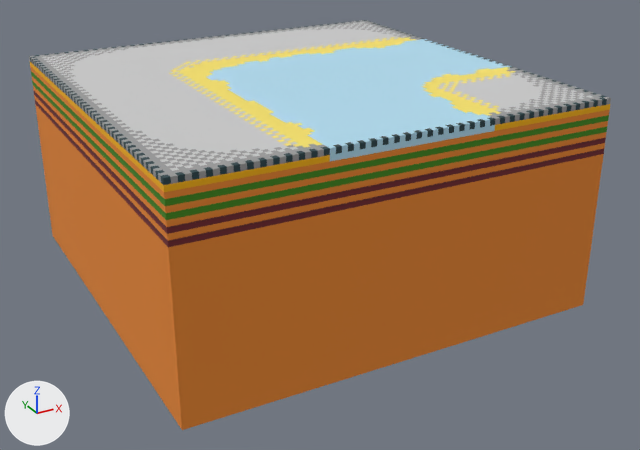
One commit to the OBJ model assets/terrain/snowlands/ice_river_2_tile.obj: the scene before it, then after it.
Rendered twice from a 50 mm lens placed at (-7.45, -14.52, 8.1), pointed at (0.23, -0.57, 1.12). The lights are fixed; the arrows at lower left show +X, +Y and +Z. Where no turn or scale is listed for an object, it has been applied to the vertices. Vertices at the same position are counted once.

Names of what the first picture shows: 'Untitled'.
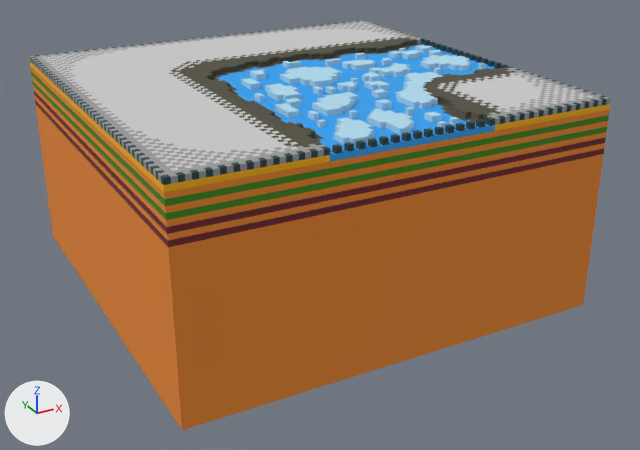
Commit message: Improved ice river

Pixel boxes (x1, y1, x2, y2) of what changed, in the pictures (640 x 450 px):
part 1 of me_untitled, added (blue): after (207, 39, 504, 155)
part 2 of me_untitled, surface changed (yellow to grey): (169, 37, 515, 148) in both

Edits to the bpy script that builds the scene:
```text
Change me_untitled:
    used by ob_untitled; location = (0.0, 0.0, 0.0)
    remove me_untitled.from_pydata(...)  # 2390 vertices, 4756 faces; spans x -4.0..4.0, y -4.0..4.0, z 0.0..4.0
    add me_untitled.from_pydata(...)  # 3237 vertices, 6504 faces; spans x -4.0..4.0, y -4.0..4.0, z 0.0..4.0
    me_untitled part 1: 847 vertices added at x -1.5..3.9, y -3.9..1.5, z 3.9..4.0
    me_untitled part 2: 648 kept faces spanning x -2.0..3.9, y -3.8..2.0, z 3.8..4.0 get new texture (UV) coordinates
```
